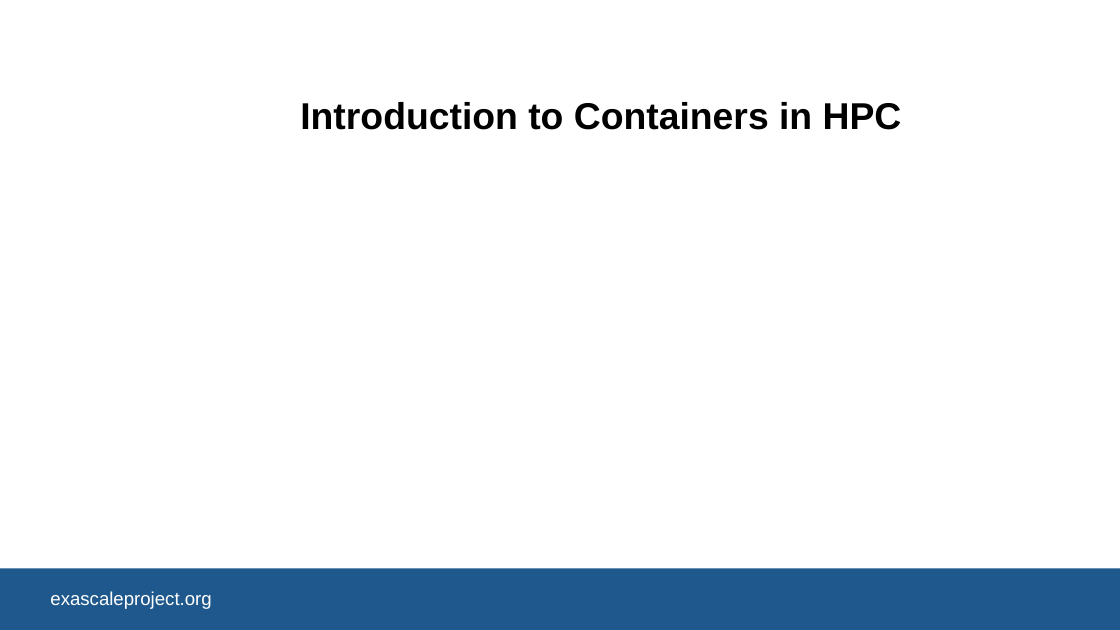
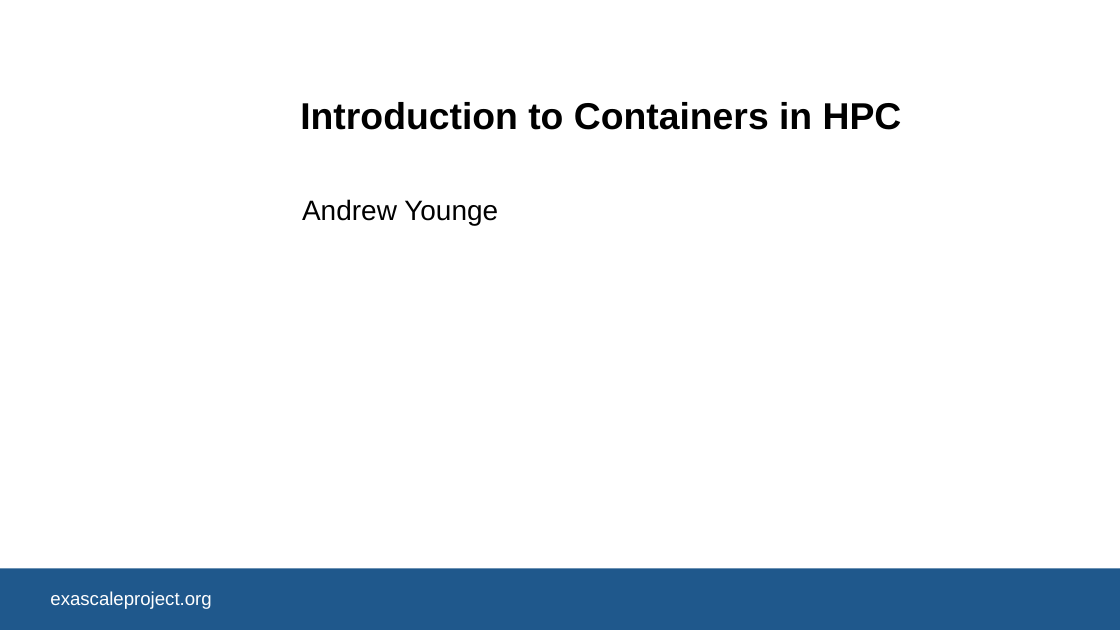
Before and after one commit to supercontainers/isc-tutorial, a slide deck: slide 3 of slides/isc19_intro_to_containers_ajy.pptx. Drawn at 1120x630 pixels with LibreOffice and Linux fonts; fonts in the diff are those of the drawing; background and template pictures are left out. Boxes give left, top, right and bottom in pixels: in the first picture for what was removed or moved away, otherwise in the second. Text is boxed around its words. In the diff, an @@ line names an element or a change of style, - is before the commit and + after.

```diff
--- a/slides/isc19_intro_to_containers_ajy.pptx
+++ b/slides/isc19_intro_to_containers_ajy.pptx
@@ subtitle added at box(302, 199, 498, 225), 24 pt, text #000000 @@
+Andrew Younge
```
Also in this commit, not shown: 4 other slides changed, 2 slides added, 1 slide removed, 2 other files.
